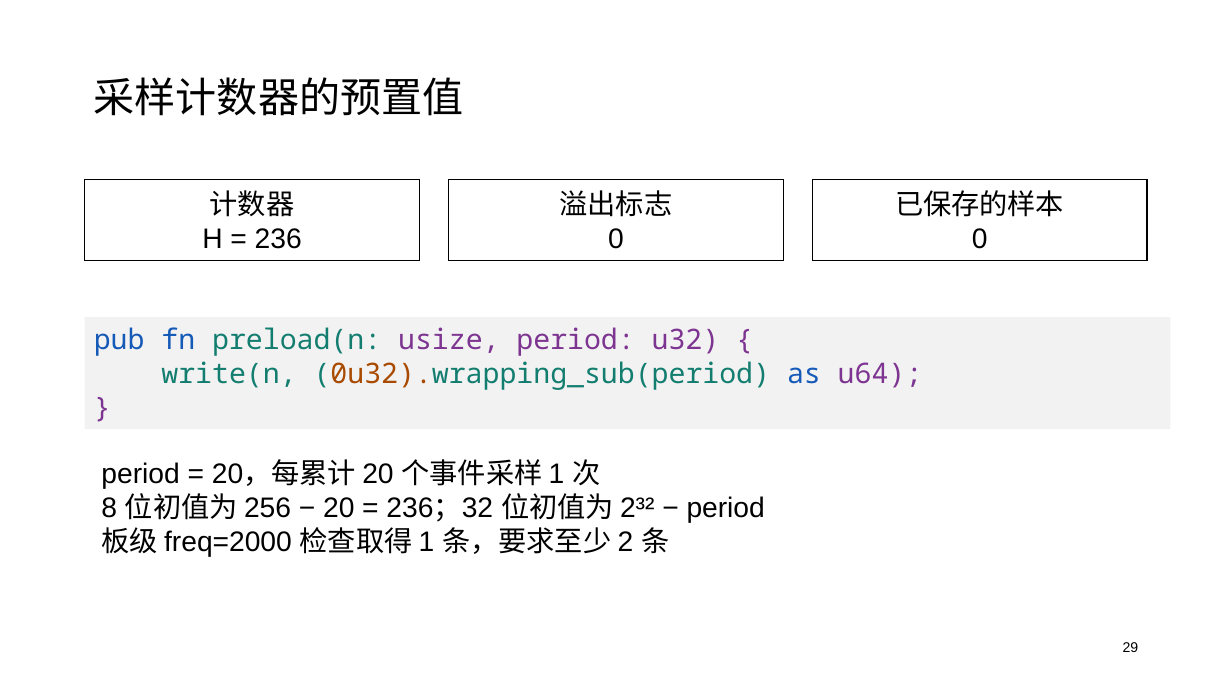
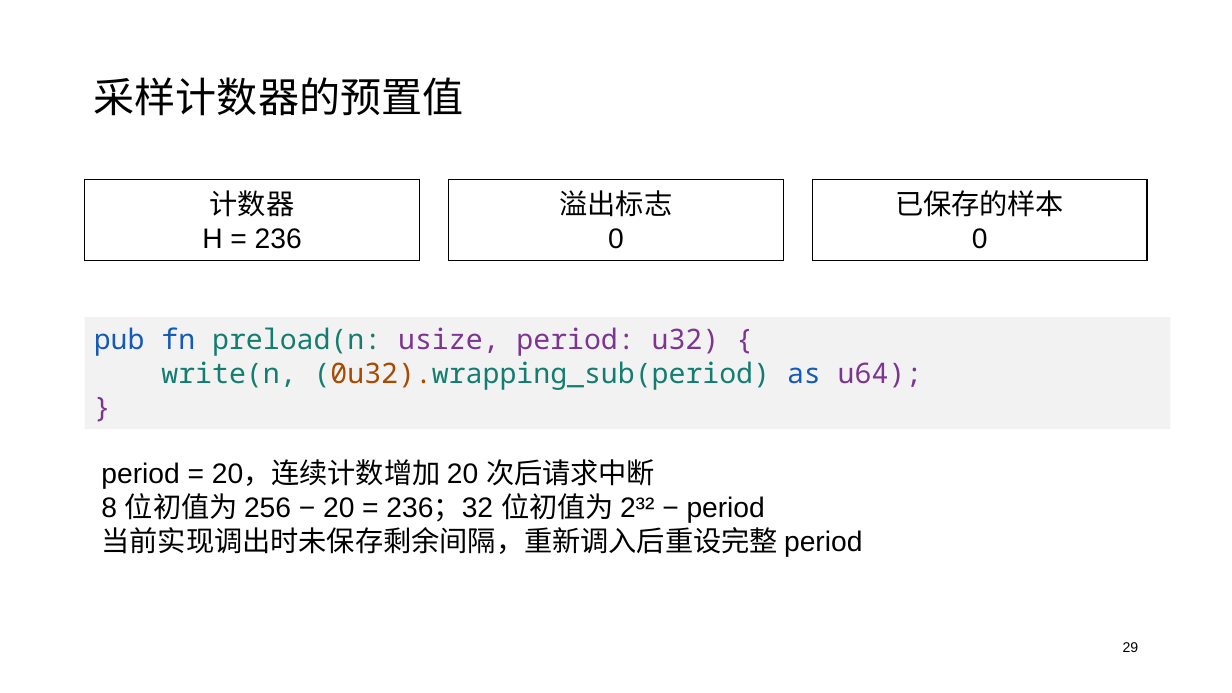
Before and after one commit to oscomp-posad/tgoskits, a slide deck: slide 29 of docs/presentations/starryos-perf.pptx. Drawn at 1232x693 pixels with LibreOffice and Linux fonts; fonts in the diff are those of the drawing. Boxes give left, top, right and bottom in pixels: in the first picture for what was removed or moved away, otherwise in the second. Text is boxed around its words. In the diff, an @@ line names an element or a change of style, - is before the commit and + after.

```diff
--- a/docs/presentations/starryos-perf.pptx
+++ b/docs/presentations/starryos-perf.pptx
@@ text at [101,459,655,489]: text changed @@
-period = 20，每累计 20 个事件采样 1 次
+period = 20，连续计数增加 20 次后请求中断
@@ text at [101,522,862,557]: text changed @@
-板级 freq=2000 检查取得 1 条，要求至少 2 条
+当前实现调出时未保存剩余间隔，重新调入后重设完整 period
```
Also in this commit, not shown: 7 other slides changed, 1 other file.
